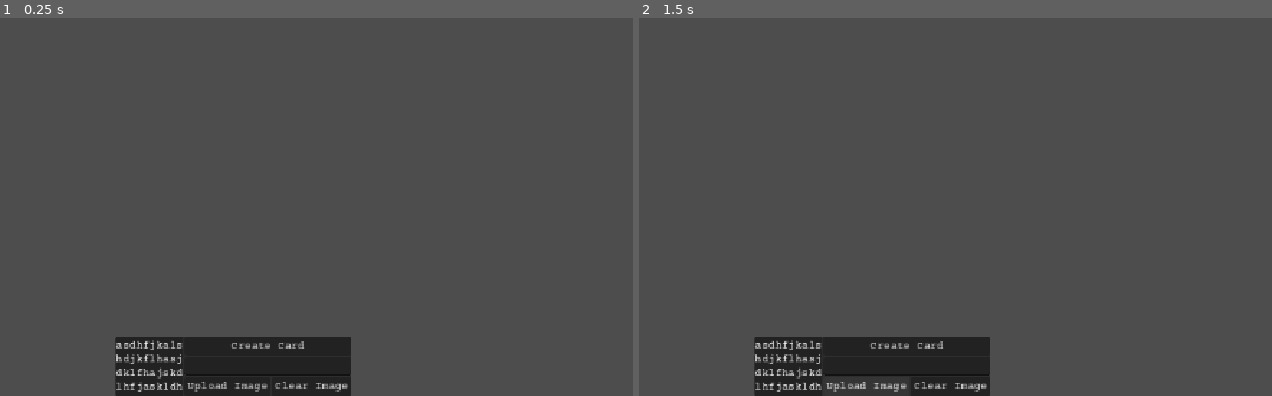
Above: before the commit, frames 1-2 (left to right).
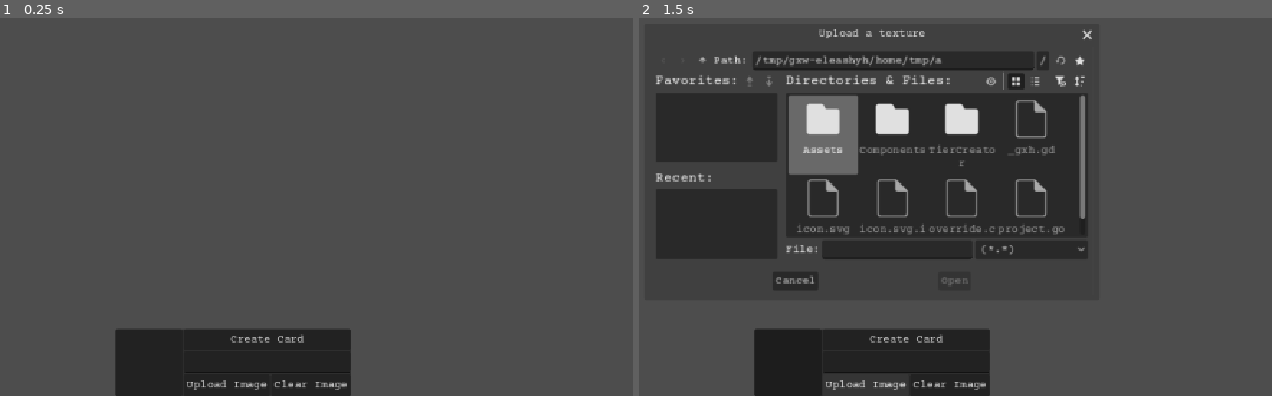
Above: after the commit, the same moments.

Repository: White-Dove-Gamedev/Tier-Creator
Game: Godot game, scene res://TierCreator/card_creator.tscn
Two runs of this game, one before a commit and one after it. Both use one fixed random seed, a clock stepped at 60 frames per second and the inputs below. The project has no main scene, so this scene is started directly.
Inputs:
- Up to frame 1 (0.25 s): no input
- Up to frame 2 (1.5 s): click "Create Card" at 0.5 s; click "Upload Image" at 1.25 s

The runs differ from the first frame. In frame 1, 1.7% of the frame differs, in the area x 18-56%, y 82-99%; in frame 2, 31%, in the area x 2-72%, y 2-99%.

Commit message:
Added Card Creator

Diff:
--- a/Components/drag_component.gd
+++ b/Components/drag_component.gd
@@ -34,7 +34,9 @@
 	if event.is_action_pressed(&"mouse_button_left") and has_point(mouse_pos):
 		if mouse_over_type(Button):
 			return
+		get_viewport().set_input_as_handled()
 		drag_offset = get_offset()
+		draggable.move_to_front()
 		change_state(State.DRAGGING)
 	if event.is_action_released(&"mouse_button_left"):
 		change_state(State.DROPPING)
--- a/TierCreator/card.gd
+++ b/TierCreator/card.gd
@@ -5,10 +5,12 @@
 @onready var card_texture_rect: TextureRect = %CardTextureRect
 @onready var card_label: Label = %CardLabel
 @onready var delete_button: Button = %DeleteButton
+@onready var background_panel_container: PanelContainer = %BackgroundPanelContainer
 
 func _ready() -> void:
 	set_sizes()
 	set_mouse_filters()
+	set_theme_override()
 	connect_signals()
 
 
@@ -22,6 +24,7 @@
 func set_mouse_filters() -> void:
 	delete_button.mouse_filter = Control.MOUSE_FILTER_PASS
 	delete_button.mouse_default_cursor_shape = Control.CURSOR_POINTING_HAND
+	background_panel_container.mouse_filter = Control.MOUSE_FILTER_IGNORE
 	mouse_filter = Control.MOUSE_FILTER_PASS
 
 
@@ -29,6 +32,11 @@
 	mouse_entered.connect(_on_card_mouse_entered)
 	mouse_exited.connect(_on_card_mouse_exited)
 	delete_button.pressed.connect(_on_delete_button_pressed)
+
+
+func set_theme_override() -> void:
+	card_label.add_theme_constant_override(&"line_spacing", 0)
+	card_label.add_theme_constant_override(&"outline_size", 4)
 
 
 func _on_card_mouse_entered() -> void:
--- a/TierCreator/card.tscn
+++ b/TierCreator/card.tscn
@@ -18,7 +18,17 @@
 grow_vertical = 2
 size_flags_horizontal = 4
 size_flags_vertical = 4
+mouse_filter = 1
 script = ExtResource("1_cnoso")
+
+[node name="BackgroundPanelContainer" type="PanelContainer" parent="." unique_id=376534995]
+unique_name_in_owner = true
+layout_mode = 1
+anchors_preset = 15
+anchor_right = 1.0
+anchor_bottom = 1.0
+grow_horizontal = 2
+grow_vertical = 2
 
 [node name="CardTextureRect" type="TextureRect" parent="." unique_id=212253354]
 unique_name_in_owner = true
@@ -38,7 +48,6 @@
 layout_mode = 0
 size_flags_horizontal = 3
 size_flags_vertical = 3
-theme_override_constants/line_spacing = 0
 horizontal_alignment = 1
 vertical_alignment = 1
 autowrap_mode = 3
@@ -58,6 +67,8 @@
 grow_vertical = 0
 size_flags_horizontal = 8
 size_flags_vertical = 8
+mouse_filter = 1
+mouse_default_cursor_shape = 2
 text = "Delete"
 
 [node name="DragComponent" type="Node" parent="." unique_id=1178056174]
--- /dev/null
+++ b/TierCreator/card_creator.gd
@@ -0,0 +1,93 @@
+@tool
+class_name CardCreator
+extends PanelContainer
+
+const CARD = preload("uid://cpyj3ex8t8ttf")
+
+@onready var preview_h_box_container: HBoxContainer = %PreviewHBoxContainer
+@onready var preview_panel_container: PanelContainer = %PreviewPanelContainer
+@onready var preview_texture_rect: TextureRect = %PreviewTextureRect
+@onready var preview_label: Label = %PreviewLabel
+@onready var create_card_button: Button = %CreateCardButton
+@onready var card_text_line_edit: LineEdit = %CardTextLineEdit
+@onready var upload_image_button: Button = %UploadImageButton
+@onready var clear_image_button: Button = %ClearImageButton
+
+var file_dialog = FileDialog.new()
+
+func _ready() -> void:
+	set_sizes()
+	set_mouse_settings()
+	connect_signals()
+	set_file_dialog()
+
+
+func _on_create_card_button_pressed() -> void:
+	var card: Card = CARD.instantiate()
+	add_sibling(card)
+	card.position = preview_panel_container.global_position
+	card.card_label.text = preview_label.text
+	card.card_texture_rect.texture = preview_texture_rect.texture
+	if card.card_texture_rect.texture:
+		card.background_panel_container.hide()
+	card.move_to_front()
+
+
+
+func _on_card_text_line_edit_text_changed(new_text: String) -> void:
+	preview_label.text = new_text
+
+
+func _on_upload_image_button_pressed() -> void:
+	file_dialog.popup_centered()
+
+
+func _on_file_selected(path: String) -> void:
+	var image := Image.load_from_file(path)
+	if image == null:
+		return
+	preview_texture_rect.texture = ImageTexture.create_from_image(image)
+
+
+func _on_clear_image_button_pressed() -> void:
+	preview_texture_rect.texture = null
+
+
+func set_sizes() -> void:
+	preview_label.custom_minimum_size = Vector2(96.0, 96.0)
+	preview_label.custom_maximum_size = Vector2(96.0, 96.0)
+	preview_texture_rect.custom_minimum_size = Vector2(96.0, 96.0)
+	preview_texture_rect.custom_maximum_size = Vector2(96.0, 96.0)
+	preview_panel_container.custom_minimum_size = Vector2(96.0, 96.0)
+	preview_panel_container.custom_maximum_size = Vector2(96.0, 96.0)
+
+
+func set_mouse_settings() -> void:
+	create_card_button.mouse_default_cursor_shape = Control.CURSOR_POINTING_HAND
+	upload_image_button.mouse_default_cursor_shape = Control.CURSOR_POINTING_HAND
+	clear_image_button.mouse_default_cursor_shape = Control.CURSOR_POINTING_HAND
+	preview_panel_container.mouse_filter = Control.MOUSE_FILTER_IGNORE
+	preview_label.mouse_filter = Control.MOUSE_FILTER_IGNORE
+	preview_texture_rect.mouse_filter = Control.MOUSE_FILTER_IGNORE
+	mouse_filter = Control.MOUSE_FILTER_IGNORE
+	preview_h_box_container.mouse_filter = Control.MOUSE_FILTER_IGNORE
+
+
+
+func connect_signals() -> void:
+	card_text_line_edit.text_changed.connect(_on_card_text_line_edit_text_changed)
+	upload_image_button.pressed.connect(_on_upload_image_button_pressed)
+	clear_image_button.pressed.connect(_on_clear_image_button_pressed)
+	create_card_button.pressed.connect(_on_create_card_button_pressed)
+
+
+func set_file_dialog() -> void:
+	add_child(file_dialog)
+	file_dialog.file_mode = FileDialog.FILE_MODE_OPEN_FILE
+	file_dialog.use_native_dialog = true
+	file_dialog.mode = Window.MODE_WINDOWED
+	file_dialog.access = FileDialog.ACCESS_FILESYSTEM
+	file_dialog.filters = ["*.*"]
+	file_dialog.title = "Upload a texture"
+
+	file_dialog.file_selected.connect(_on_file_selected)
--- a/TierCreator/card_creator.tscn
+++ b/TierCreator/card_creator.tscn
@@ -1,4 +1,6 @@
 [gd_scene format=3 uid="uid://bsqvo200gwsv4"]
+
+[ext_resource type="Script" uid="uid://b43psoose2suo" path="res://TierCreator/card_creator.gd" id="1_5uojh"]
 
 [node name="CardCreator" type="PanelContainer" unique_id=614640915]
 anchors_preset = 7
@@ -11,55 +13,66 @@
 offset_right = 169.5
 grow_horizontal = 2
 grow_vertical = 0
+script = ExtResource("1_5uojh")
 
-[node name="HBoxContainer" type="HBoxContainer" parent="." unique_id=869121589]
+[node name="PreviewHBoxContainer" type="HBoxContainer" parent="." unique_id=869121589]
+unique_name_in_owner = true
 layout_mode = 2
 size_flags_horizontal = 4
 size_flags_vertical = 4
 theme_override_constants/separation = 2
 
-[node name="PreviewPanelContainer" type="PanelContainer" parent="HBoxContainer" unique_id=1001501414]
+[node name="PreviewPanelContainer" type="PanelContainer" parent="PreviewHBoxContainer" unique_id=1001501414]
+unique_name_in_owner = true
 layout_mode = 2
 
-[node name="PreviewTextureRect" type="TextureRect" parent="HBoxContainer/PreviewPanelContainer" unique_id=1720797538]
-custom_minimum_size = Vector2(97, 0)
+[node name="PreviewTextureRect" type="TextureRect" parent="PreviewHBoxContainer/PreviewPanelContainer" unique_id=1720797538]
+unique_name_in_owner = true
+custom_minimum_size = Vector2(96, 96)
 layout_mode = 2
 
-[node name="PreviewLabel" type="Label" parent="HBoxContainer/PreviewPanelContainer" unique_id=2098208813]
+[node name="PreviewLabel" type="Label" parent="PreviewHBoxContainer/PreviewPanelContainer" unique_id=2098208813]
+unique_name_in_owner = true
+custom_minimum_size = Vector2(96, 96)
 layout_mode = 2
 size_flags_vertical = 1
-theme_override_constants/line_spacing = 1
-text = "asdhfjkalshdjkflhasjdklfhajskdlhfjaskldhjfkalsdhjfkalhsjd"
+theme_override_constants/line_spacing = 0
+theme_override_constants/outline_size = 4
 horizontal_alignment = 1
 vertical_alignment = 1
 autowrap_mode = 3
 text_overrun_behavior = 1
 
-[node name="VBoxContainer" type="VBoxContainer" parent="HBoxContainer" unique_id=1299284534]
+[node name="SettingsVBoxContainer" type="VBoxContainer" parent="PreviewHBoxContainer" unique_id=1299284534]
+unique_name_in_owner = true
 layout_mode = 2
 theme_override_constants/separation = 2
 
-[node name="CreateCardButton" type="Button" parent="HBoxContainer/VBoxContainer" unique_id=811084163]
+[node name="CreateCardButton" type="Button" parent="PreviewHBoxContainer/SettingsVBoxContainer" unique_id=811084163]
 unique_name_in_owner = true
 layout_mode = 2
+size_flags_vertical = 3
 text = "Create Card"
 
-[node name="CardTextLineEdit" type="LineEdit" parent="HBoxContainer/VBoxContainer" unique_id=105487158]
+[node name="CardTextLineEdit" type="LineEdit" parent="PreviewHBoxContainer/SettingsVBoxContainer" unique_id=105487158]
 unique_name_in_owner = true
 layout_mode = 2
+size_flags_vertical = 3
 backspace_deletes_composite_character_enabled = true
 clear_button_enabled = true
 
-[node name="HBoxContainer" type="HBoxContainer" parent="HBoxContainer/VBoxContainer" unique_id=215575589]
+[node name="ImageButtonHBoxContainer" type="HBoxContainer" parent="PreviewHBoxContainer/SettingsVBoxContainer" unique_id=215575589]
+unique_name_in_owner = true
 layout_mode = 2
+size_flags_vertical = 3
 theme_override_constants/separation = 2
 
-[node name="UploadImageButton" type="Button" parent="HBoxContainer/VBoxContainer/HBoxContainer" unique_id=708548960]
+[node name="UploadImageButton" type="Button" parent="PreviewHBoxContainer/SettingsVBoxContainer/ImageButtonHBoxContainer" unique_id=708548960]
 unique_name_in_owner = true
 layout_mode = 2
 text = "Upload Image"
 
-[node name="ClearImageButton" type="Button" parent="HBoxContainer/VBoxContainer/HBoxContainer" unique_id=1826257067]
+[node name="ClearImageButton" type="Button" parent="PreviewHBoxContainer/SettingsVBoxContainer/ImageButtonHBoxContainer" unique_id=1826257067]
 unique_name_in_owner = true
 layout_mode = 2
 text = "Clear Image"
Not shown, added: TierCreator/card_creator.gd.uid
Not shown, changed: CHANGELOG.md
